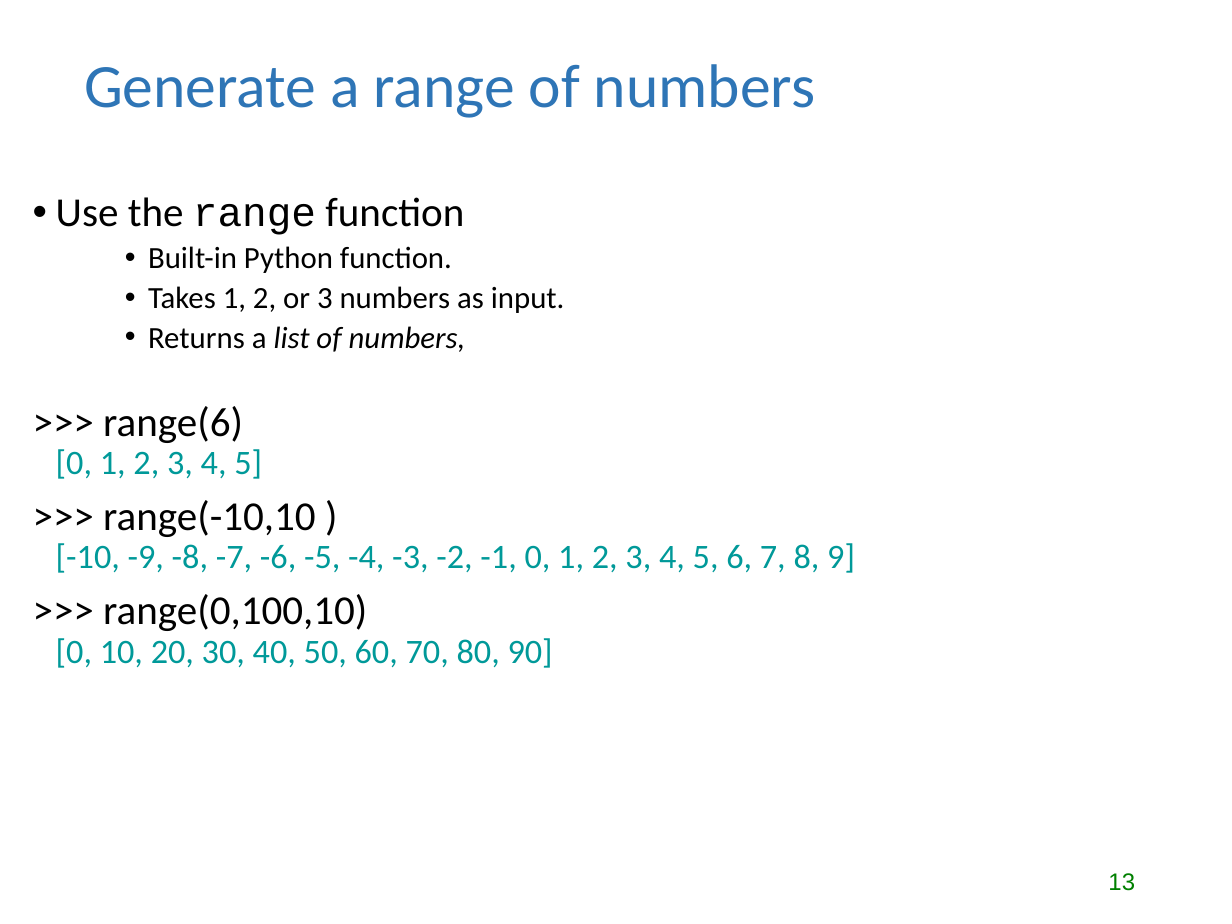
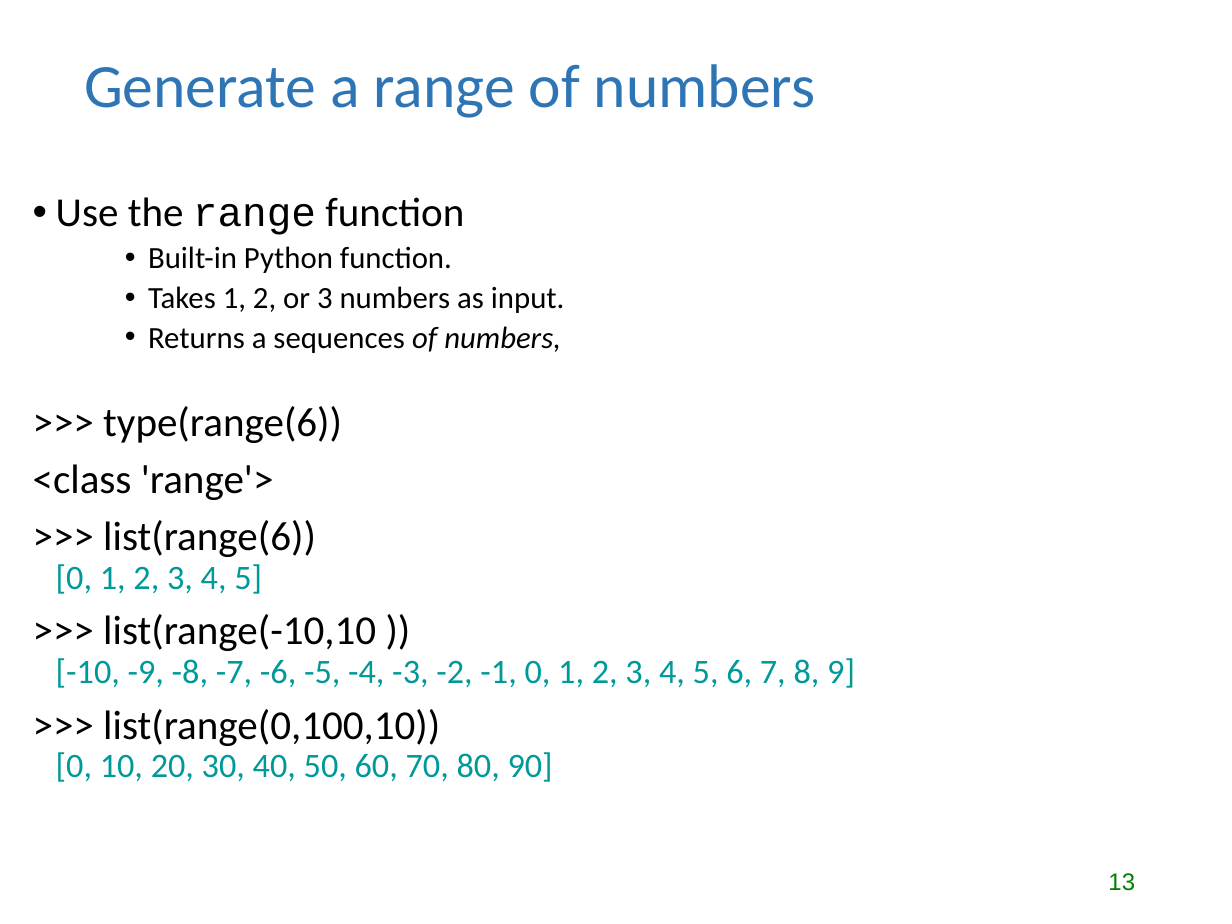
Before and after one commit to lgtateos/gis540, a slide deck: slide 13 of slides/looping.ppt. Drawn at 1232x924 pixels with LibreOffice and Linux fonts; fonts in the diff are those of the drawing. Boxes give left, top, right and bottom in pixels: in the first picture for what was removed or moved away, otherwise in the second. Text is boxed around its words. In the diff, an @@ line names an element or a change of style, - is before the commit and + after.

```diff
--- a/slides/looping.ppt
+++ b/slides/looping.ppt
@@ text at (33,326,855,782): text changed; text colour #009999 to #000000 @@
-    • Returns a list of numbers,
->>> range(6)
-[0, 1, 2, 3, 4, 5]
->>> range(-10,10 )
-[-10, -9, -8, -7, -6, -5, -4, -3, -2, -1, 0, 1, 2, 3, 4, 5, 6, 7, 8, 9]
->>> range(0,100,10)
-[0, 10, 20, 30, 40, 50, 60, 70, 80, 90]
+    • Returns a sequences of numbers,
+>>> type(range(6))
+<class 'range'>
+>>> list(range(6))
+[0, 1, 2, 3, 4, 5]
+>>> list(range(-10,10 ))
+[-10, -9, -8, -7, -6, -5, -4, -3, -2, -1, 0, 1, 2, 3, 4, 5, 6, 7, 8, 9]
+>>> list(range(0,100,10))
+[0, 10, 20, 30, 40, 50, 60, 70, 80, 90]
```
Also in this commit, not shown: 7 other slides changed, 1 other file.
